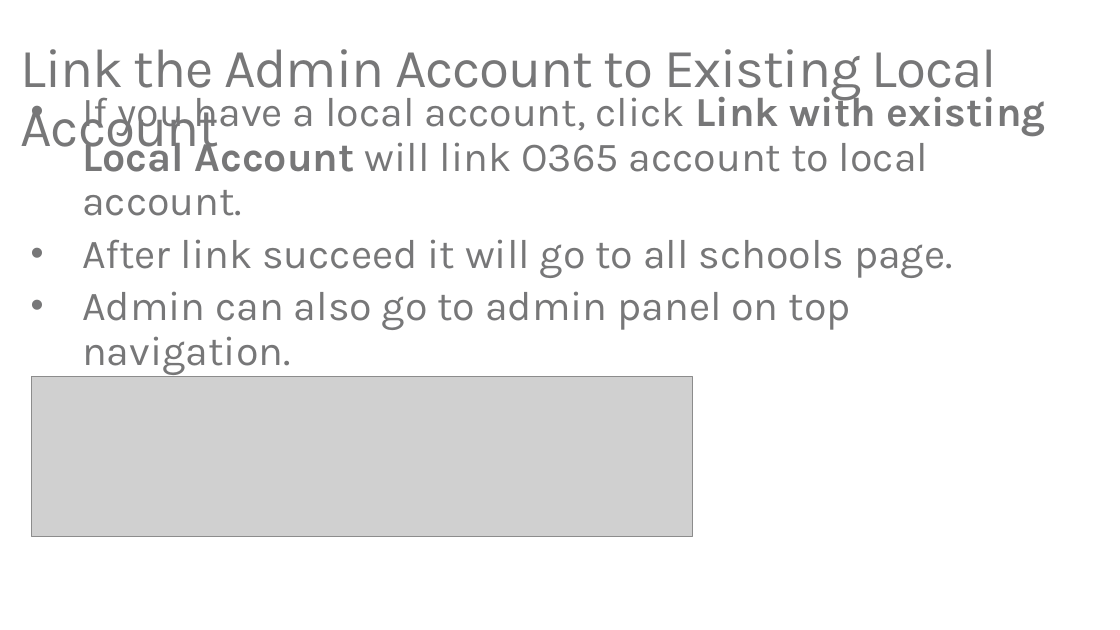
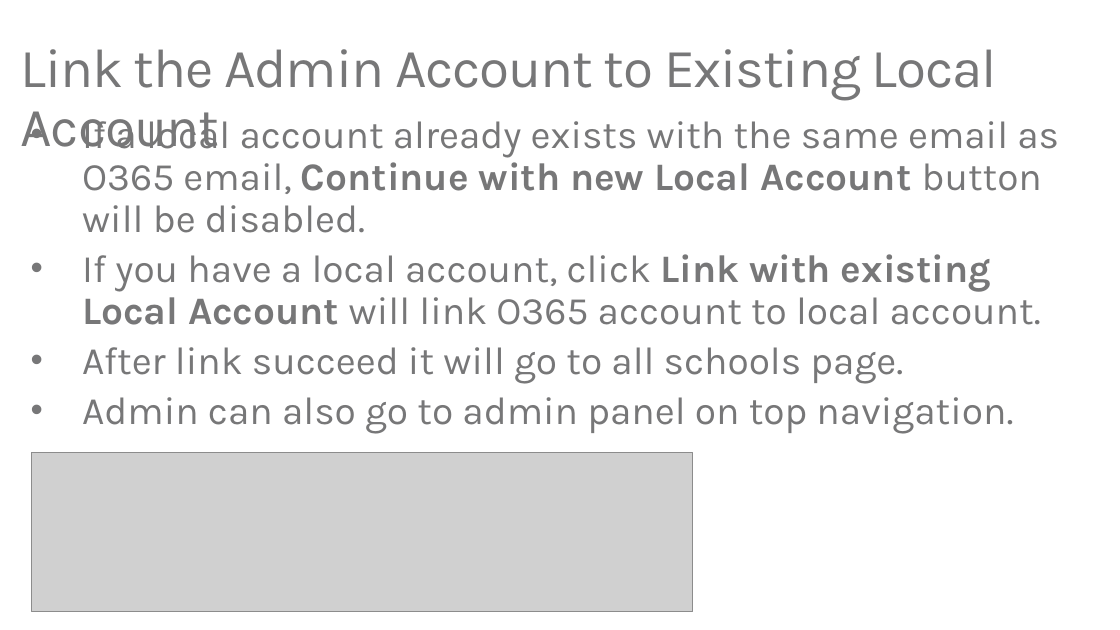
Before and after one commit to TylerLu/EDUGraphAPI-Angular, a slide deck: slide 7 of EDU GRAPH-API Demo Script.pptx (slide 8 before the commit). Drawn at 1120x630 pixels with LibreOffice and Linux fonts; fonts in the diff are those of the drawing; grey boxes stand for pictures. Boxes give left, top, right and bottom in pixels: in the first picture for what was removed or moved away, otherwise in the second. Text is boxed around its words. In the diff, an @@ line names an element or a change of style, - is before the commit and + after.

```diff
--- a/EDU GRAPH-API Demo Script.pptx
+++ b/EDU GRAPH-API Demo Script.pptx
@@ text "If a local account already ...": place and size @@
-text "If a local account already ..." at (82,97,1046,375)
+text "If a local account already ..." at (82,114,1059,434)
@@ text at (82,114,1059,233): paragraph added @@
+• If a local account already exists with the same email as O365 email, Continue with new Local Account button will be disabled.
@@ text at (82,254,1041,434): size 36 to 34 pt in "If you have a local account, click ...", "After link succeed it will go to ...", "Admin can also go to admin panel ..." @@
@@ picture: place and size @@
-picture at (31,376,693,536)
+picture at (31,452,693,612)
```
Also in this commit, not shown: 5 other slides changed, 1 slide removed, 1 other file.
